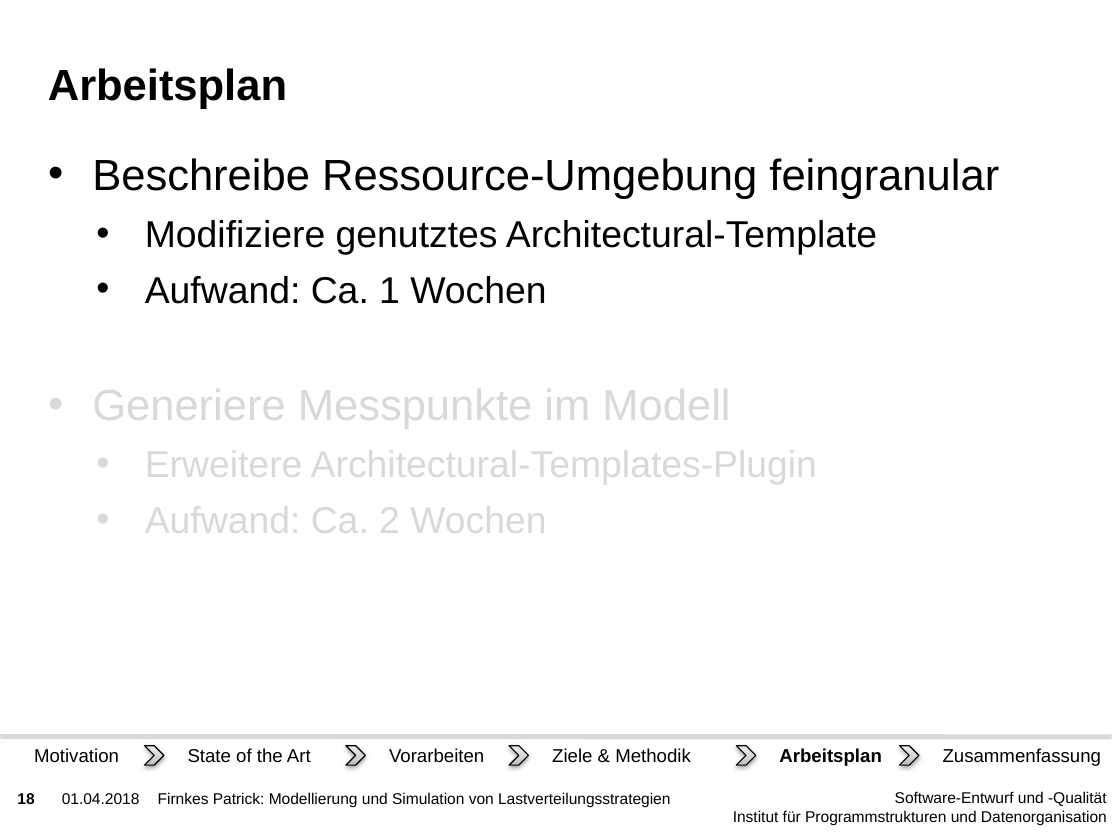
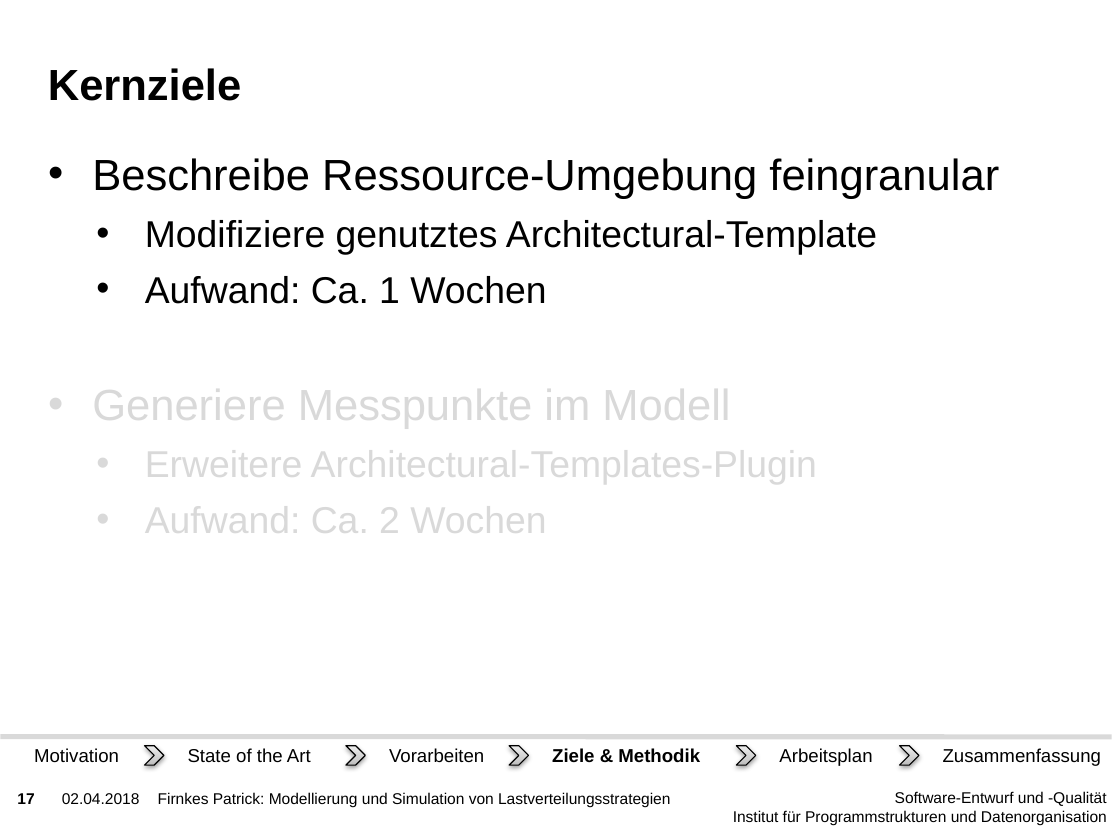
Before and after one commit to PatFirn/wlcg-loadbalancing, a slide deck: slide 17 of presentations/projekt-antrag.pptx (slide 18 before the commit). Drawn at 1120x840 pixels with LibreOffice and Linux fonts; fonts in the diff are those of the drawing; background and template pictures are left out. Boxes give left, top, right and bottom in pixels: in the first picture for what was removed or moved away, otherwise in the second. Text is boxed around its words. In the diff, an @@ line names an element or a change of style, - is before the commit and + after.

```diff
--- a/presentations/projekt-antrag.pptx
+++ b/presentations/projekt-antrag.pptx
@@ title at (x1=48, y1=68, x2=241, y2=101): text changed @@
-Arbeitsplan
+Kernziele
@@ text "Ziele & Methodik" at (x1=552, y1=748, x2=700, y2=763): bold on @@
@@ text "Arbeitsplan" at (x1=779, y1=748, x2=872, y2=766): bold off @@
@@ page number at (x1=17, y1=793, x2=34, y2=804): text changed @@
-18
+17
@@ text at (x1=62, y1=793, x2=140, y2=804): text changed @@
-01.04.2018
+02.04.2018
```
Also in this commit, not shown: 36 other slides changed, 1 slide added.
